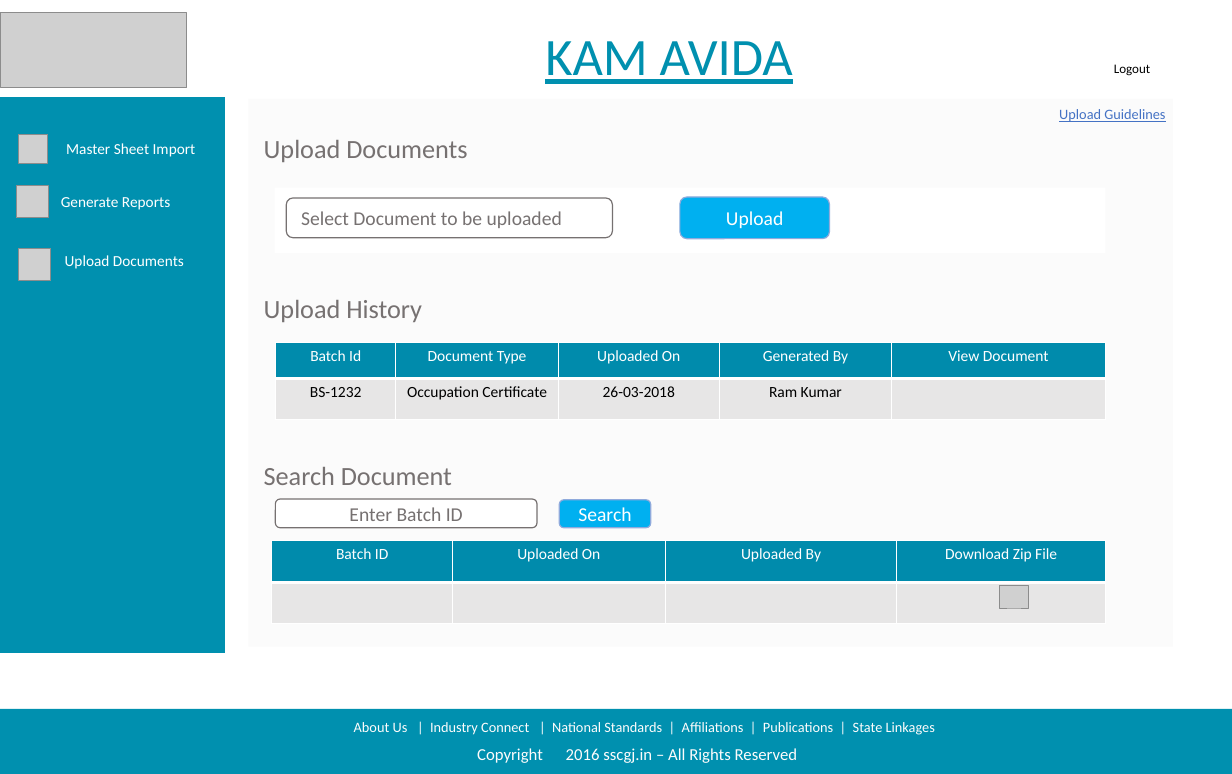
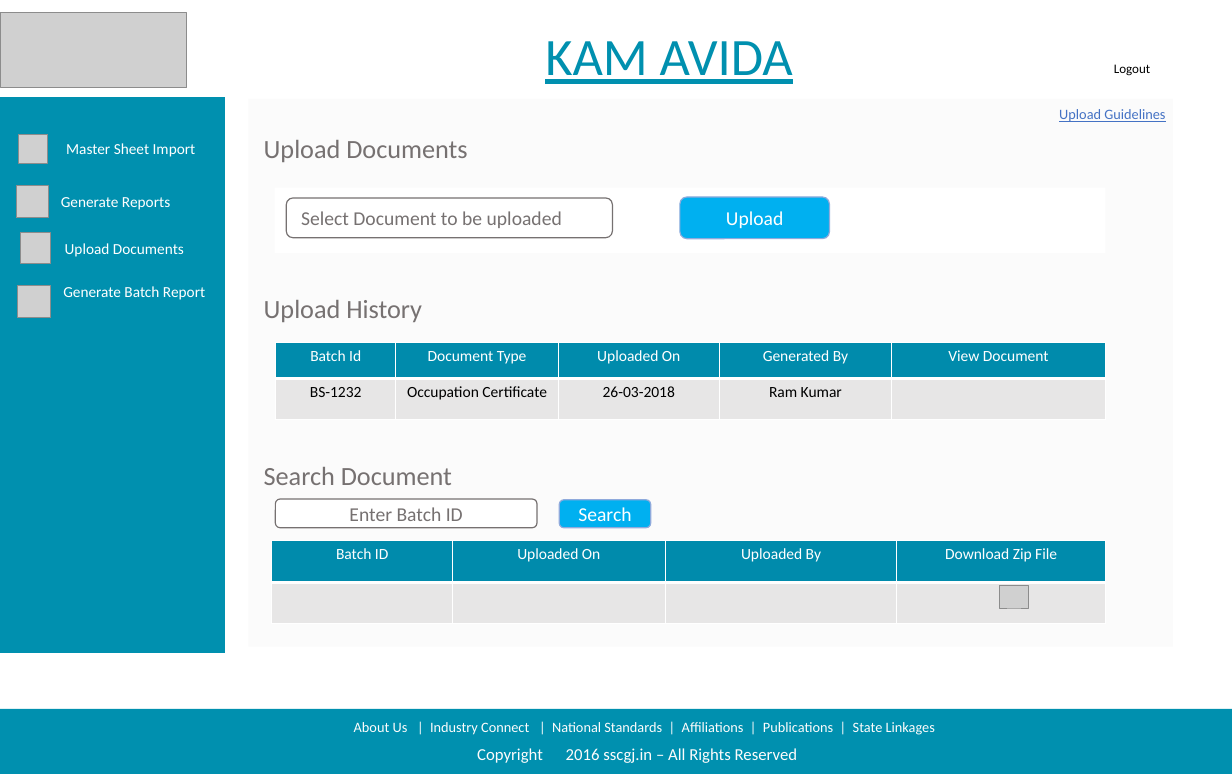
Before and after one commit to sarthakbhutani/NSKFDC-App, a slide deck: slide 6 of Requirements/Product Backlog/Screen Designs/Screen Design Deck/Updated Designs.pptx. Drawn at 1232x774 pixels with LibreOffice and Linux fonts; fonts in the diff are those of the drawing; grey boxes stand for pictures; background and template pictures are left out. Boxes give left, top, right and bottom in pixels: in the first picture for what was removed or moved away, otherwise in the second. Text is boxed around its words. In the diff, an @@ line names an element or a change of style, - is before the commit and + after.

```diff
--- a/Requirements/Product Backlog/Screen Designs/Screen Design Deck/Updated Designs.pptx
+++ b/Requirements/Product Backlog/Screen Designs/Screen Design Deck/Updated Designs.pptx
@@ picture added at <box>21,233,52,264</box> @@
@@ text "Upload Documents": place and size @@
-text "Upload Documents" at <box>65,255,184,269</box>
+text "Upload Documents" at <box>65,243,184,257</box>
@@ text removed at <box>70,267,95,269</box> @@
-FAQ
@@ picture: place and size @@
-picture at <box>19,248,51,280</box>
+picture at <box>17,285,50,317</box>
@@ text added at <box>63,286,205,300</box>, 12.8 pt, text #FFFFFF @@
+Generate Batch Report
```
Also in this commit, not shown: 15 other slides changed, 1 slide added, 17 other files.
